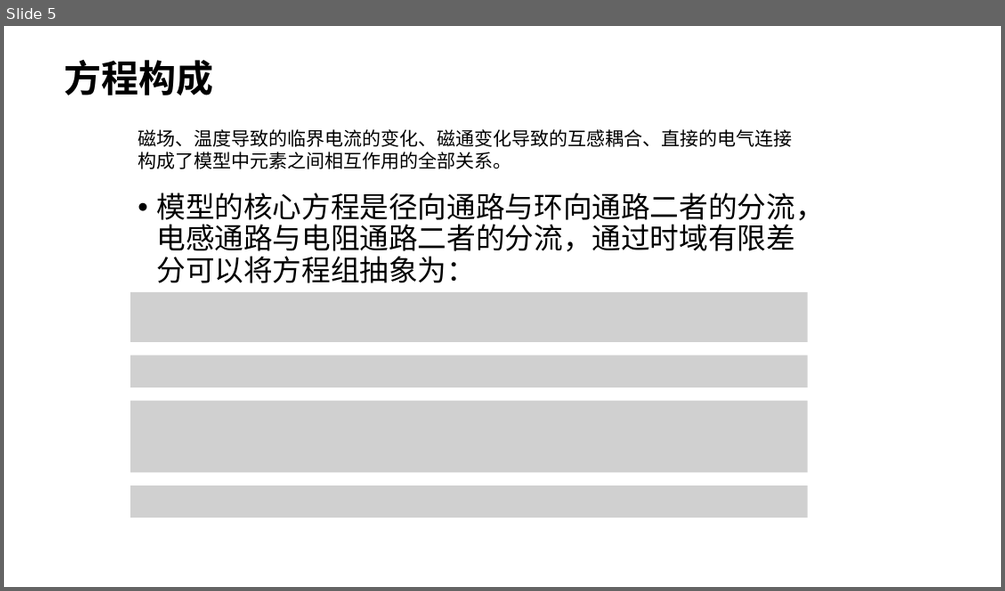
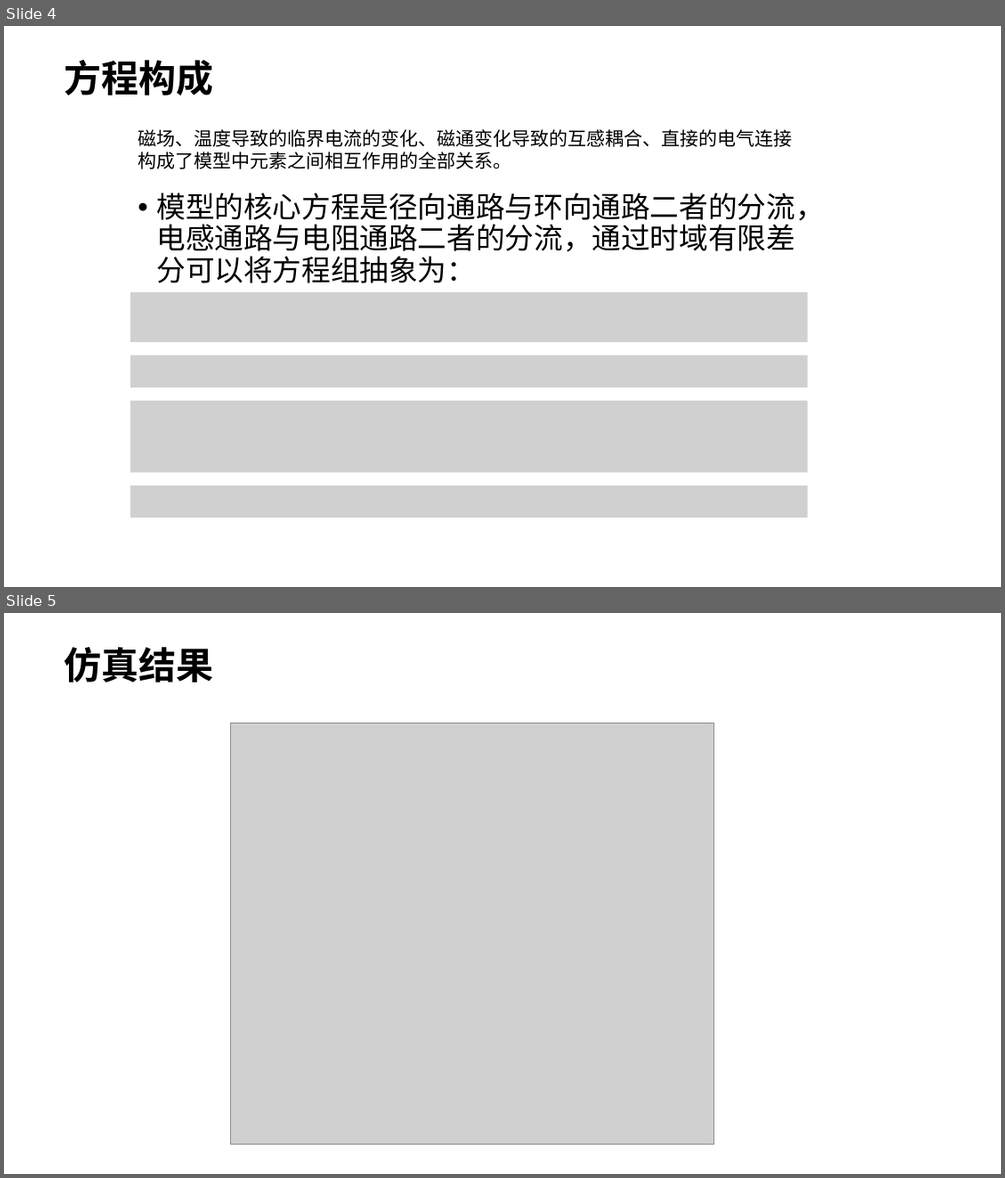
Before and after one commit to ql11/RR-coil-GC-model, a slide deck: 讲解.pptx. Shown one above the other, each under a label of ours: slide 5 before the commit, slides 4 and 5 after it. The pictures are 1005x591 and 1005x1178 pixels, drawn with LibreOffice and Linux fonts; fonts in the diff are those of the drawing; grey boxes stand for pictures. Boxes give left, top, right and bottom in pixels: in the first picture for what was removed or moved away, otherwise in the second. Text is boxed around its words. In the diff, an @@ line names an element or a change of style, - is before the commit and + after.

Commit message:
简单模型进行仿真，完成

```diff
--- a/讲解.pptx
+++ b/讲解.pptx
@@ slide 5 added at (4, 613, 1001, 1174), background #FFFFFF @@
@@ text added at (64, 647, 213, 682), 36 pt, text #000000, bold @@
+仿真结果
@@ picture added at (231, 723, 713, 1144) @@
@@ what was slide 5 is now slide 4 @@
```
Also in this commit, not shown: 1 other slide added, 1 slide removed, 4 other files.
